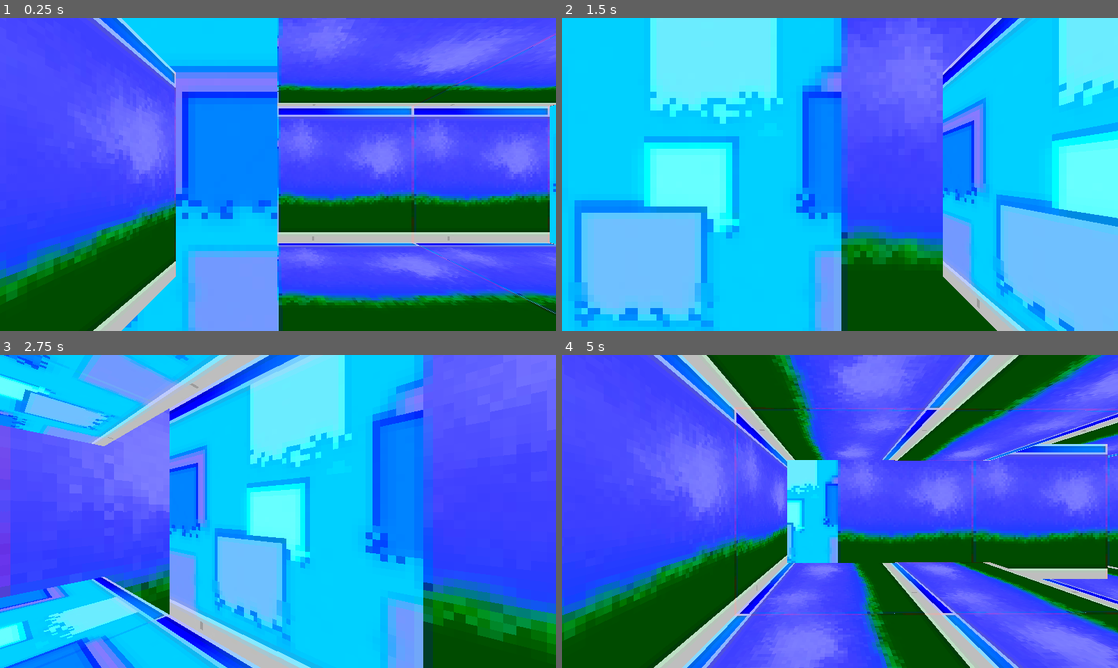
Above: before the commit, frames 1-4 (two rows, left to right).
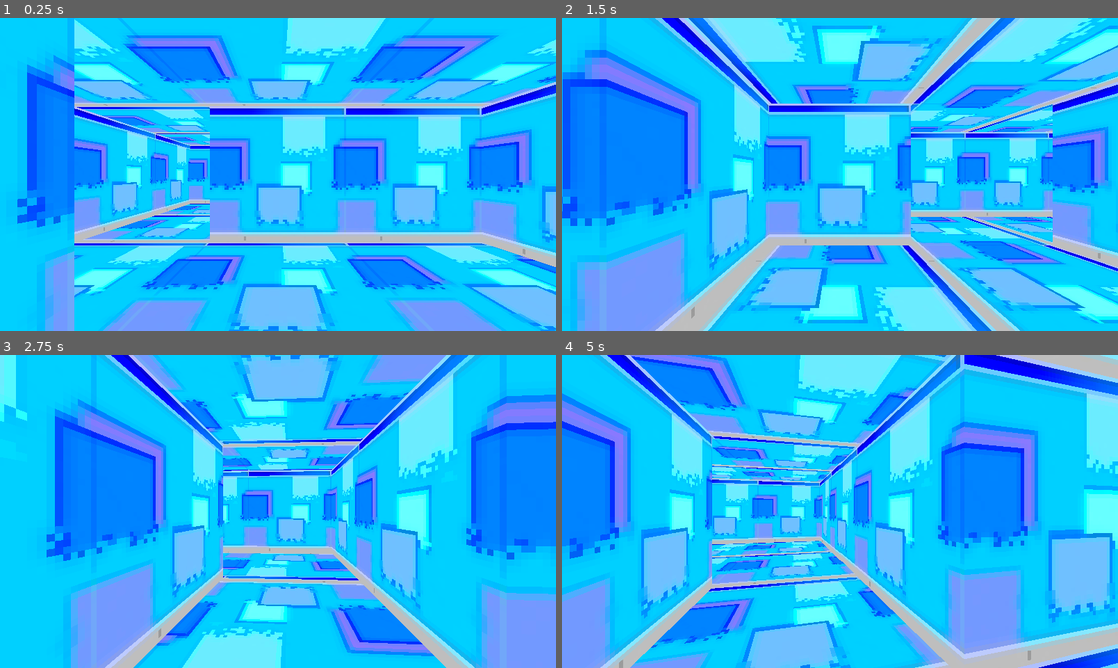
Above: after the commit, the same moments.

Repository: samiser/y2k-crawler
Game: Godot game, scene res://main.tscn
Two runs of this game, one before a commit and one after it. Both use one fixed random seed, a clock stepped at 60 frames per second and the inputs below. The project has no main scene, so this scene is started directly.
Inputs:
- Up to frame 1 (0.25 s): no input
- Up to frame 2 (1.5 s): tap Enter at 0.5 s; hold D (right) 0.53-1.28 s; hold S (back) from 1.28 s (still down)
- Up to frame 3 (2.75 s): release S (back) at 2.03 s; hold D (right) from 2.03 s (still down)
- Up to frame 4 (5 s): release D (right) at 2.78 s; hold W (forward) 2.78-3.53 s; hold A (left) from 3.53 s (still down)

The runs differ from the first frame. In frame 1, 93% of the frame differs, in the area x 0-100%, y 0-100%; in frame 2, 81%; in frame 3, 84%; in frame 4, 99%.

Commit message:
minor changes

Diff:
--- a/player.gd
+++ b/player.gd
@@ -2,8 +2,8 @@
 class_name Player
 
 @export var grid_path: NodePath
-@export var move_duration := 0.5
-@export var turn_duration := 0.5
+@export var move_duration := 0.25
+@export var turn_duration := 0.25
 
 enum Facing { NORTH, EAST, SOUTH, WEST }
 
--- a/wall.tscn
+++ b/wall.tscn
@@ -4,8 +4,8 @@
 
 [node name="Wall" type="Sprite3D" unique_id=780277265]
 transform = Transform3D(-6.556708e-08, 0, 1.5, 0, 1.5, 0, -1.5, 0, -6.556708e-08, 0, 0, 0)
-pixel_size = 0.020833
+pixel_size = 0.020834
 texture_filter = 0
 texture = ExtResource("1_xxgf6")
-hframes = 4
+hframes = 8
 region_rect = Rect2(0, 0, 64, 64)
